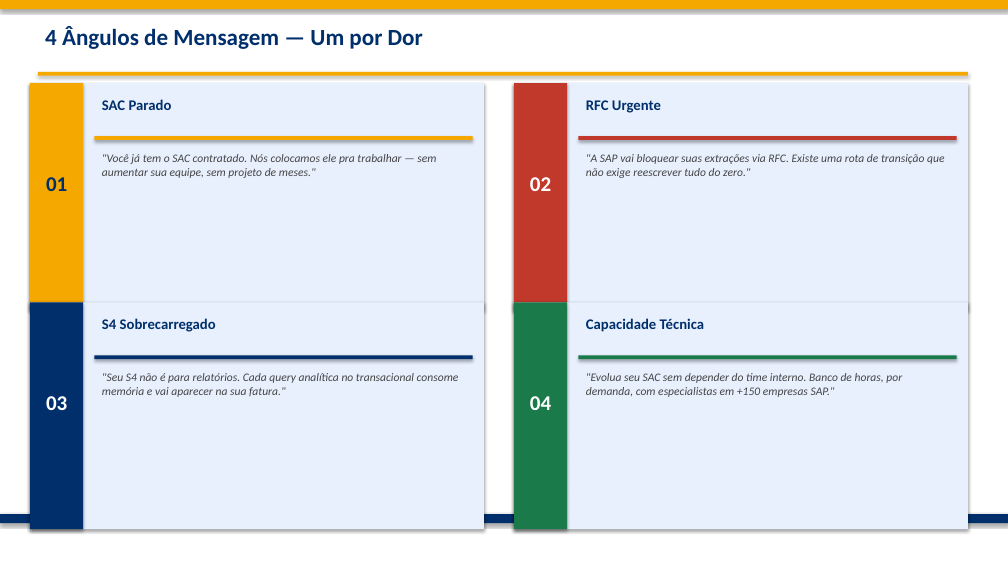
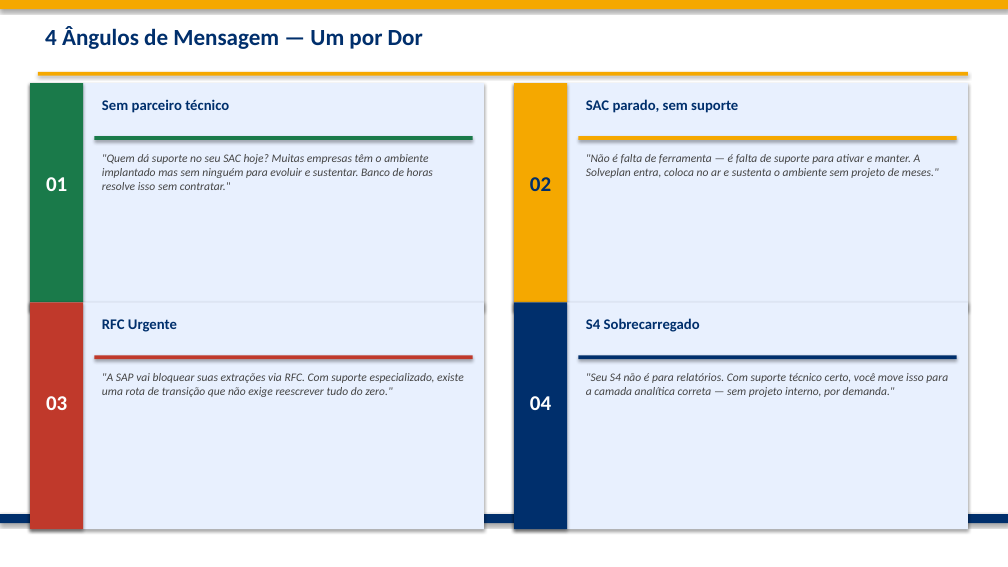
Before and after one commit to frsant96-gif/marketing-agents, a slide deck: slide 4 of marketing/campanhas/fabrica-de-analytics-q3-2026/Fabrica_Analytics_Q3_2026_Campanha.pptx. Drawn at 1008x567 pixels with LibreOffice and Linux fonts; fonts in the diff are those of the drawing. Boxes give left, top, right and bottom in pixels: in the first picture for what was removed or moved away, otherwise in the second. Text is boxed around its words. In the diff, an @@ line names an element or a change of style, - is before the commit and + after.

```diff
--- a/marketing/campanhas/fabrica-de-analytics-q3-2026/Fabrica_Analytics_Q3_2026_Campanha.pptx
+++ b/marketing/campanhas/fabrica-de-analytics-q3-2026/Fabrica_Analytics_Q3_2026_Campanha.pptx
@@ rectangle at box(30, 83, 83, 310): fill #F5A800 to #1A7A4A @@
@@ rectangle at box(514, 83, 567, 310): fill #C0392B to #F5A800 @@
@@ text at box(102, 99, 229, 113): text changed @@
-SAC Parado
+Sem parceiro técnico
@@ text at box(586, 99, 738, 113): text changed @@
-RFC Urgente
+SAC parado, sem suporte
@@ rectangle at box(95, 136, 473, 140): fill #F5A800 to #1A7A4A @@
@@ rectangle at box(578, 136, 957, 140): fill #C0392B to #F5A800 @@
@@ text "01" at box(46, 177, 67, 191): text colour #002F6C to #FFFFFF @@
@@ text at box(102, 154, 433, 190): text changed @@
-"Você já tem o SAC contratado. Nós colocamos ele pra trabalhar — sem aumentar sua equipe, sem projeto de meses."
+"Quem dá suporte no seu SAC hoje? Muitas empresas têm o ambiente implantado mas sem ninguém para evoluir e sustentar. Banco de horas resolve isso sem contratar."
@@ text "02" at box(530, 177, 551, 191): text colour #FFFFFF to #002F6C @@
@@ text at box(586, 154, 939, 178): text changed @@
-"A SAP vai bloquear suas extrações via RFC. Existe uma rota de transição que não exige reescrever tudo do zero."
+"Não é falta de ferramenta — é falta de suporte para ativar e manter. A Solveplan entra, coloca no ar e sustenta o ambiente sem projeto de meses."
@@ rectangle at box(30, 302, 83, 529): fill #002F6C to #C0392B @@
@@ text at box(102, 319, 177, 332): text changed @@
-S4 Sobrecarregado
+RFC Urgente
@@ rectangle at box(514, 302, 567, 529): fill #1A7A4A to #002F6C @@
@@ text at box(586, 318, 700, 332): text changed @@
-Capacidade Técnica
+S4 Sobrecarregado
@@ rectangle at box(95, 355, 473, 359): fill #002F6C to #C0392B @@
@@ rectangle at box(578, 355, 957, 359): fill #1A7A4A to #002F6C @@
@@ text at box(102, 373, 464, 397): text changed @@
-"Seu S4 não é para relatórios. Cada query analítica no transacional consome memória e vai aparecer na sua fatura."
+"A SAP vai bloquear suas extrações via RFC. Com suporte especializado, existe uma rota de transição que não exige reescrever tudo do zero."
@@ text at box(586, 373, 948, 397): text changed @@
-"Evolua seu SAC sem depender do time interno. Banco de horas, por demanda, com especialistas em +150 empresas SAP."
+"Seu S4 não é para relatórios. Com suporte técnico certo, você move isso para a camada analítica correta — sem projeto interno, por demanda."
```
Also in this commit, not shown: 4 other slides changed, 2 other files.
